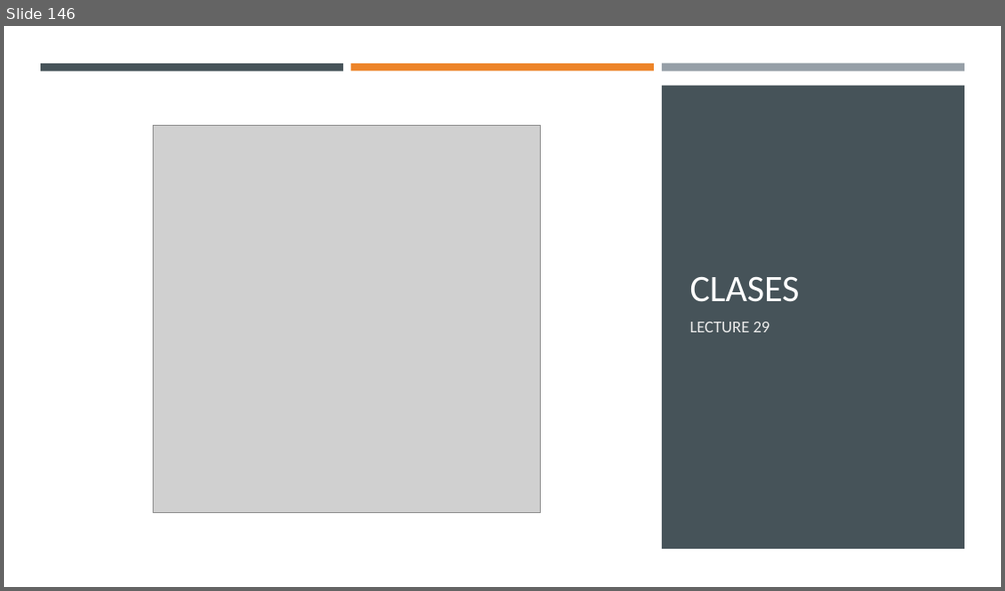
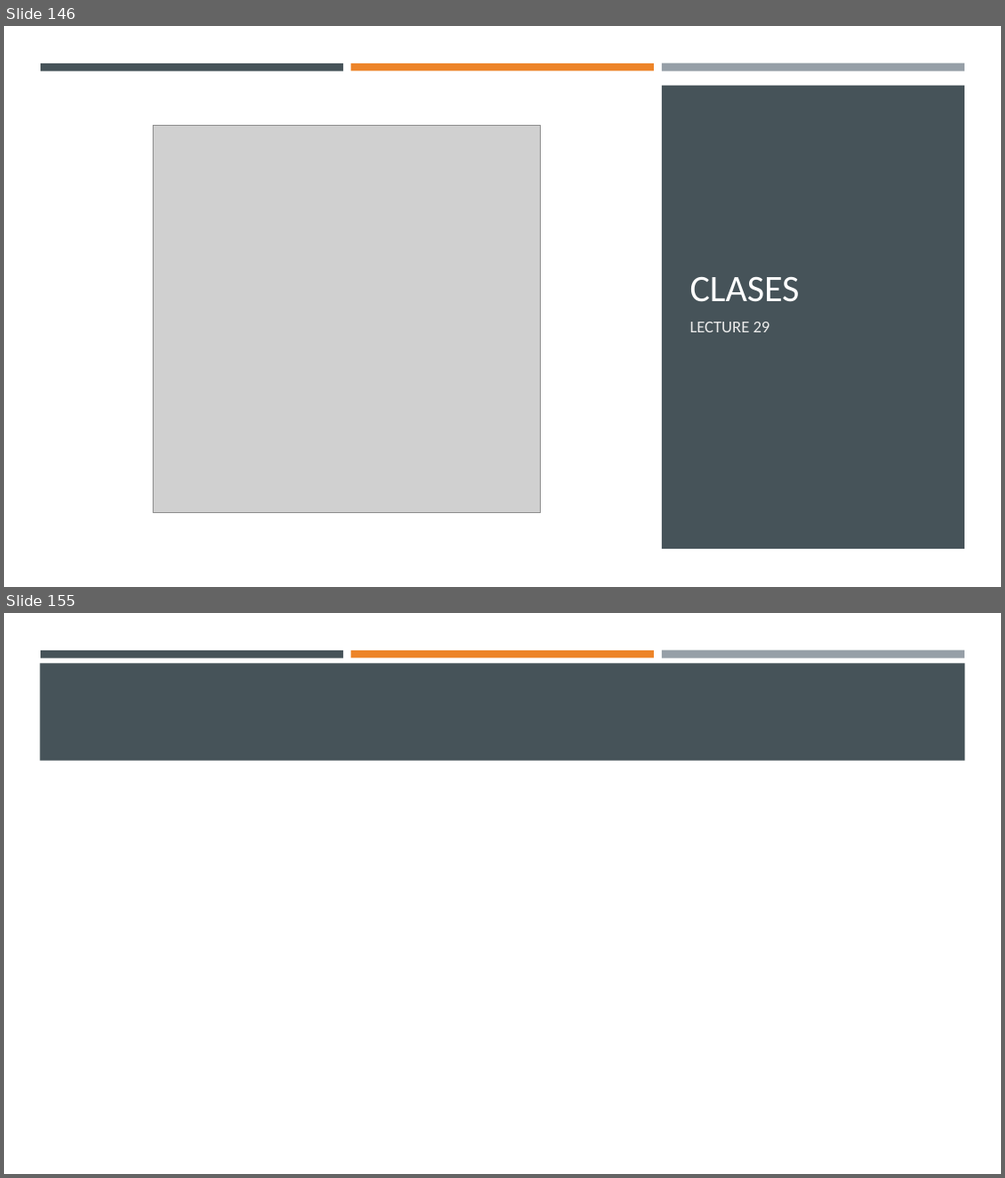
Before and after one commit to Ghost0396/iot, a slide deck: python/Python 3.pptx. Shown one above the other, each under a label of ours: slide 146 before the commit, slides 146 and 155 after it; the slides between them are not shown. The pictures are 1005x591 and 1005x1178 pixels, drawn with LibreOffice and Linux fonts; fonts in the diff are those of the drawing; grey boxes stand for pictures. Boxes give left, top, right and bottom in pixels: in the first picture for what was removed or moved away, otherwise in the second. Text is boxed around its words. In the diff, an @@ line names an element or a change of style, - is before the commit and + after.

```diff
--- a/python/Python 3.pptx
+++ b/python/Python 3.pptx
@@ slide 155 added at (4,613,1001,1174), background #FFFFFF @@
@@ rectangle added at (40,663,965,761), fill #465359 @@
@@ rectangle added at (40,650,343,657), fill #465359 @@
@@ rectangle added at (351,650,654,657), fill #ED8428 @@
@@ rectangle added at (662,650,964,658), fill #969FA7 @@
```
Also in this commit, not shown: 8 other slides added, 4 other files.
